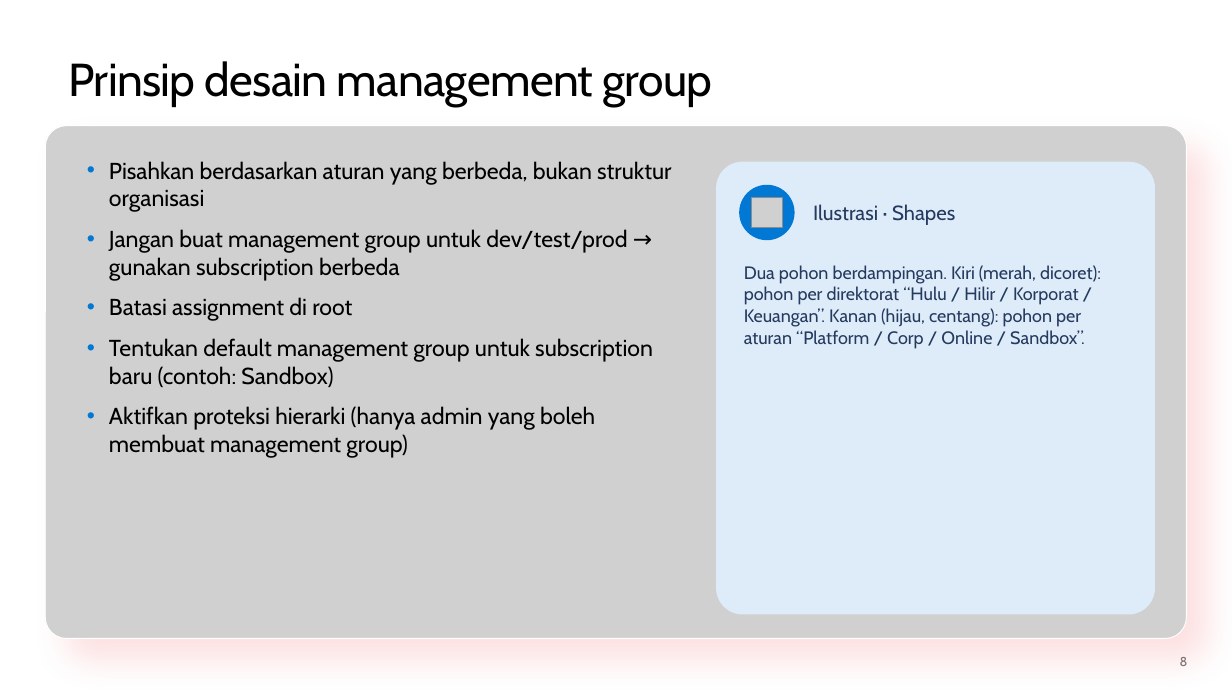
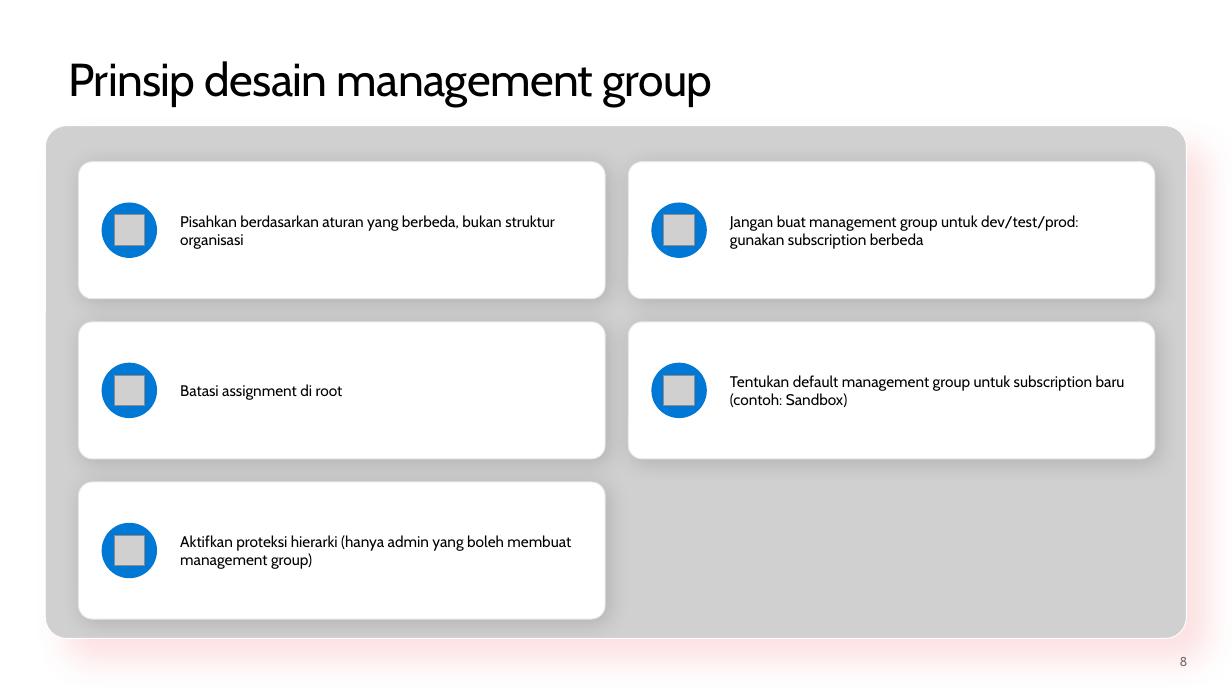
Before and after one commit to medisa-aris/azure-landing-zone-training, a slide deck: slide 8 of slides/pptx/slide_day02_govern-before-you-build.pptx. Drawn at 1232x693 pixels with LibreOffice and Linux fonts; fonts in the diff are those of the drawing; grey boxes stand for pictures; background and template pictures are left out. Boxes give left, top, right and bottom in pixels: in the first picture for what was removed or moved away, otherwise in the second. Text is boxed around its words. In the diff, an @@ line names an element or a change of style, - is before the commit and + after.

```diff
--- a/slides/pptx/slide_day02_govern-before-you-build.pptx
+++ b/slides/pptx/slide_day02_govern-before-you-build.pptx
@@ rounded rectangle added at [79,162,605,299], fill #FFFFFF, outline #E6E6E6 0.75 pt @@
@@ text removed at [109,161,671,458] @@
-• Pisahkan berdasarkan aturan yang berbeda, bukan struktur organisasi
-• Jangan buat management group untuk dev/test/prod → gunakan subscription berbeda
-• Batasi assignment di root
-• Tentukan default management group untuk subscription baru (contoh: Sandbox)
-• Aktifkan proteksi hierarki (hanya admin yang boleh membuat management group)
@@ rounded rectangle added at [628,162,1155,299], fill #FFFFFF, outline #E6E6E6 0.75 pt @@
@@ ellipse added at [102,202,157,258], fill #0078D4 @@
@@ ellipse: place and size @@
-ellipse at [739,185,795,240]
+ellipse at [652,202,707,258]
@@ text removed at [813,204,955,225] @@
-Ilustrasi · Shapes
@@ picture added at [115,215,145,246] @@
@@ text added at [180,215,555,249], 12 pt, text #000000 @@
+Pisahkan berdasarkan aturan yang berbeda, bukan struktur organisasi
@@ picture: place and size @@
-picture at [751,197,782,227]
+picture at [664,215,694,246]
@@ text added at [730,215,1078,249], 12 pt, text #000000 @@
+Jangan buat management group untuk dev/test/prod: gunakan subscription berbeda
@@ text removed at [744,265,1101,349] @@
-Dua pohon berdampingan. Kiri (merah, dicoret): pohon per direktorat “Hulu / Hilir / Korporat / Keuangan”. Kanan (hijau, centang): pohon per aturan “Platform / Corp / Online / Sandbox”.
@@ rounded rectangle added at [79,322,605,458], fill #FFFFFF, outline #E6E6E6 0.75 pt @@
@@ rounded rectangle: place and size @@
-rounded rectangle at [716,162,1155,615]
+rounded rectangle at [628,322,1155,458]
@@ rounded rectangle at [628,322,1155,458]: fill #DEECF9 to #FFFFFF; outline none to #E6E6E6 0.75 pt; shadow on; proportions changed @@
@@ ellipse added at [102,362,157,418], fill #0078D4 @@
@@ picture added at [115,375,145,406] @@
@@ text added at [180,384,343,400], 12 pt, text #000000 @@
+Batasi assignment di root
@@ ellipse added at [652,362,707,418], fill #0078D4 @@
@@ picture added at [664,375,694,406] @@
@@ text added at [730,375,1125,407], 12 pt, text #000000 @@
+Tentukan default management group untuk subscription baru (contoh: Sandbox)
@@ rounded rectangle added at [79,482,605,619], fill #FFFFFF, outline #E6E6E6 0.75 pt @@
@@ ellipse added at [102,523,157,579], fill #0078D4 @@
@@ picture added at [115,535,145,566] @@
@@ text added at [180,535,571,569], 12 pt, text #000000 @@
+Aktifkan proteksi hierarki (hanya admin yang boleh membuat management group)
```
Also in this commit, not shown: 45 other slides changed, 7 other files.
